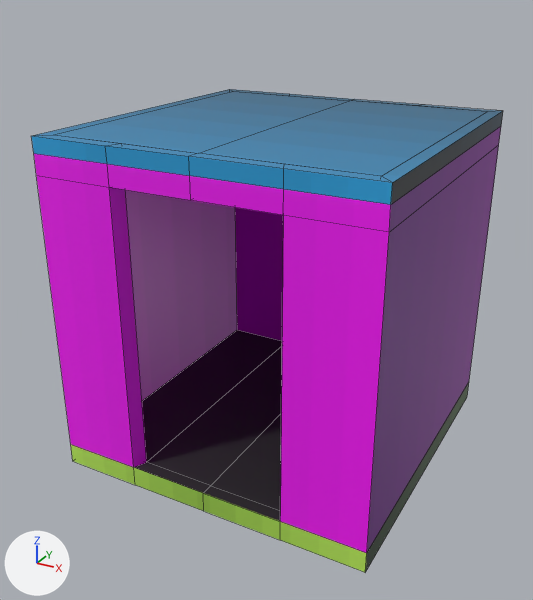
A saved change to the Blender file blender_files/models.blend.
Rendered twice from a 50 mm camera at (1.97, -3.8, 1.88) aimed at (-0.05, -0.12, 0.04). The lights are fixed; the arrows at lower left show +X, +Y and +Z. Mesh edges are drawn as thin lines.
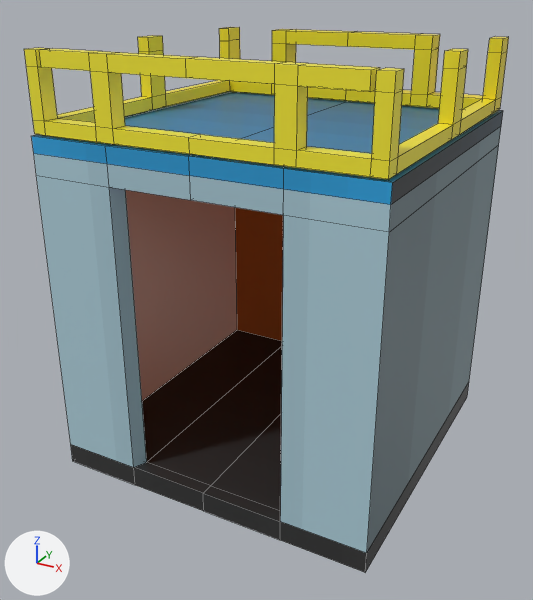
The change, as a list of edits to the scene's bpy script:
```text
Change me_cube_001:
    used by ob_cube; location = (0.0, 0.0, 0.0)
    remove me_cube_001.from_pydata(...)  # 64 vertices, 54 faces; spans x -1.0..0.0, y -0.97..1.03, z -0.96..1.1
    add me_cube_001.from_pydata(...)  # 164 vertices, 148 faces; spans x -1.0..0.0, y -0.97..1.03, z -0.96..1.54
    me_cube_001 part 1: a new loose piece of 100 vertices spanning x -0.98..0.0, y -0.96..1.03, z 1.11..1.54, in mat_material (picture img_imphenziapalette01_256_gradient_png)
    me_cube_001 part 2: 27 kept faces spanning x -1.0..0.0, y -0.97..1.03, z -0.96..1.01 get new texture (UV) coordinates
```

Boxes [x1, y1, x2, y2] around the edits, measured in the pictures (533 x 600 px):
'Cube', reshaped (13% taller): before [31, 89, 503, 572]; after [24, 27, 509, 572]
part 1 of me_cube_001, added (yellow): after [24, 27, 509, 179]
part 2 of me_cube_001, surface changed: [34, 126, 501, 572] in both
